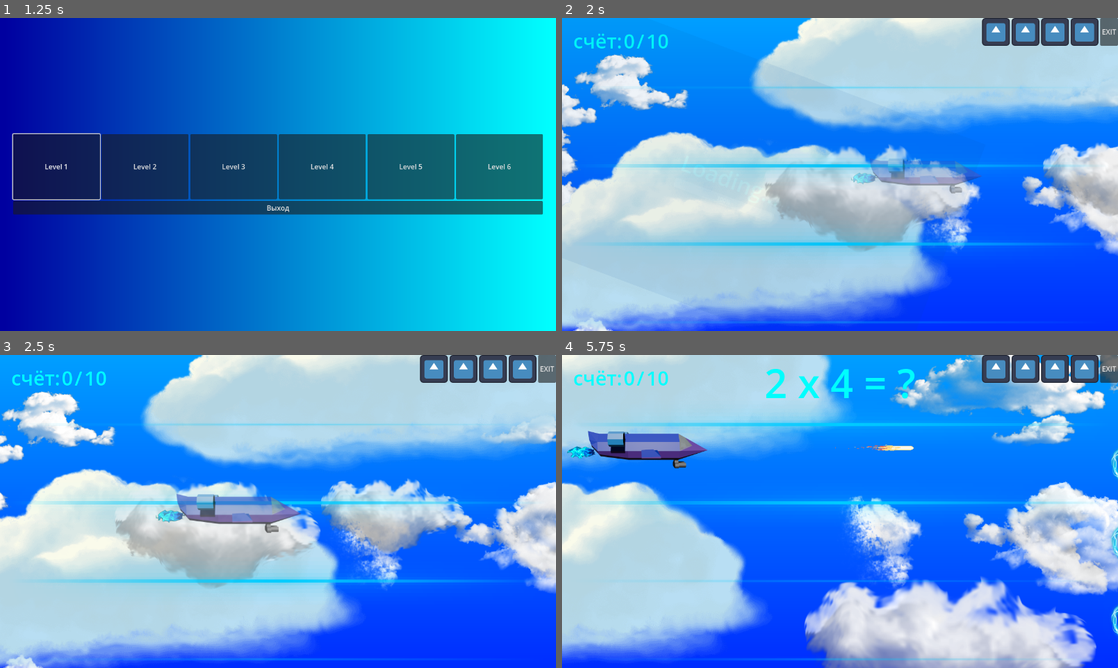
Above: before the commit, frames 1-4 (two rows, left to right).
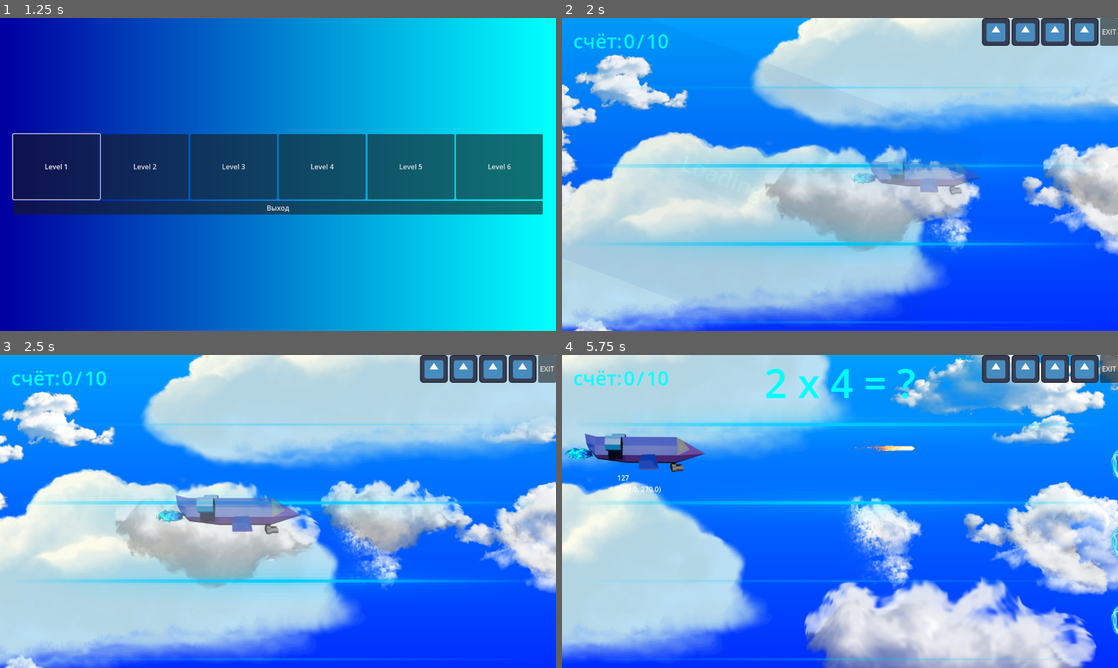
Above: after the commit, the same moments.

Repository: GGamezebo/quizmatik
Game: Godot game, scene res://main.tscn
Two runs of this game, one before a commit and one after it. Both use one fixed random seed, a clock stepped at 60 frames per second and the inputs below. The engine's default icon, where the game draws it, is replaced by a stand-in: a white triangle on a blue panel in a dark square.
Inputs:
- Up to frame 1 (1.25 s): click "Старт" at 0.5 s
- Up to frame 2 (2 s): click "Level 1" at 1.25 s
- Up to frame 3 (2.5 s): tap Enter at 2 s; hold Right (ui_right) from 2.03 s (still down); tap Space (shoot) at 2.1 s
- Up to frame 4 (5.75 s): release Right (ui_right) at 2.78 s; hold Down (ui_down) 2.78-3.53 s; tap Tab at 2.85, 4.35 s; hold Right (ui_right) 3.53-4.28 s; tap Space (shoot) at 3.6, 5.1 s; hold Up (ui_up) 4.28-5.03 s; hold Left (ui_left) from 5.03 s (still down)

Frame 1 is identical in both runs. In frame 2, 0.4% of the frame differs, in the area x 52-76%, y 45-57%; in frame 3, 0.8%; in frame 4, 1.7%, in the area x 0-64%, y 24-44%.

Commit message:
flame improvement and fixes

Diff:
--- a/src/features/plane/animated_sprite_2d.gd
+++ b/src/features/plane/animated_sprite_2d.gd
@@ -1,6 +1,8 @@
 extends AnimatedSprite2D
 
 @export var ROTATION: float = deg_to_rad(2)
+@export var flame_animation: AnimatedSprite2D
+
 @onready var _position_shaker: PositionShaker = PositionShaker.new(10, 10)
 @onready var _scale_shaker: ScaleShacker = ScaleShacker.new()
 @onready var _rotationShacker: RotationShaker = RotationShaker.new()
@@ -25,6 +27,10 @@
 	scale = _base_scale + _scale_shaker.get_scale_offset()
 	rotation = _base_rotation + _rotationShacker.get_rotation_offset()
 
+	flame_animation.offset = offset
+	flame_animation.scale = scale
+	flame_animation.rotation = rotation
+
 func _updateAnimation(direction_y: float) -> void:
 	var animationName = 'idle'
 	if direction_y < 0.0:
--- a/src/features/plane/plane.tscn
+++ b/src/features/plane/plane.tscn
@@ -78,9 +78,11 @@
 "speed": 8.0
 }]
 
-[node name="Plane" type="Area2D" unique_id=216453935 node_paths=PackedStringArray("animated_sprite")]
+[node name="Plane" type="Area2D" unique_id=216453935 node_paths=PackedStringArray("components", "directionComponents", "animated_sprite")]
 collision_mask = 4
 script = ExtResource("1_c4h5g")
+components = [NodePath("Label"), NodePath("AnimatedSprite2D"), NodePath("AudioStreamPlayer")]
+directionComponents = [NodePath("AnimatedSprite2D"), NodePath("AudioStreamPlayer")]
 animated_sprite = NodePath("AnimatedSprite2D")
 explosion_scene = ExtResource("2_502ij")
 
@@ -96,19 +98,20 @@
 rotation = 1.5707964
 shape = SubResource("CapsuleShape2D_272bh")
 
-[node name="AnimatedSprite2D" type="AnimatedSprite2D" parent="." unique_id=1524436245]
+[node name="AnimatedSprite2D" type="AnimatedSprite2D" parent="." unique_id=1524436245 node_paths=PackedStringArray("flame_animation")]
 sprite_frames = SubResource("SpriteFrames_1bvp3")
 animation = &"up"
 script = ExtResource("6_7tfl1")
+flame_animation = NodePath("FlameAnimation")
+
+[node name="FlameAnimation" type="AnimatedSprite2D" parent="AnimatedSprite2D" unique_id=348875614]
+position = Vector2(-148, 8)
+sprite_frames = SubResource("SpriteFrames_yjdog")
+autoplay = "default"
+frame_progress = 0.563382
 
 [node name="AudioStreamPlayer" type="AudioStreamPlayer" parent="." unique_id=130746522]
 stream = ExtResource("3_incis")
 script = ExtResource("8_jxtnq")
 
-[node name="FlameAnimation" type="AnimatedSprite2D" parent="." unique_id=348875614]
-position = Vector2(-149, 8)
-sprite_frames = SubResource("SpriteFrames_yjdog")
-autoplay = "default"
-frame_progress = 0.6955615
-
 [connection signal="area_entered" from="." to="." method="_on_area_entered"]
